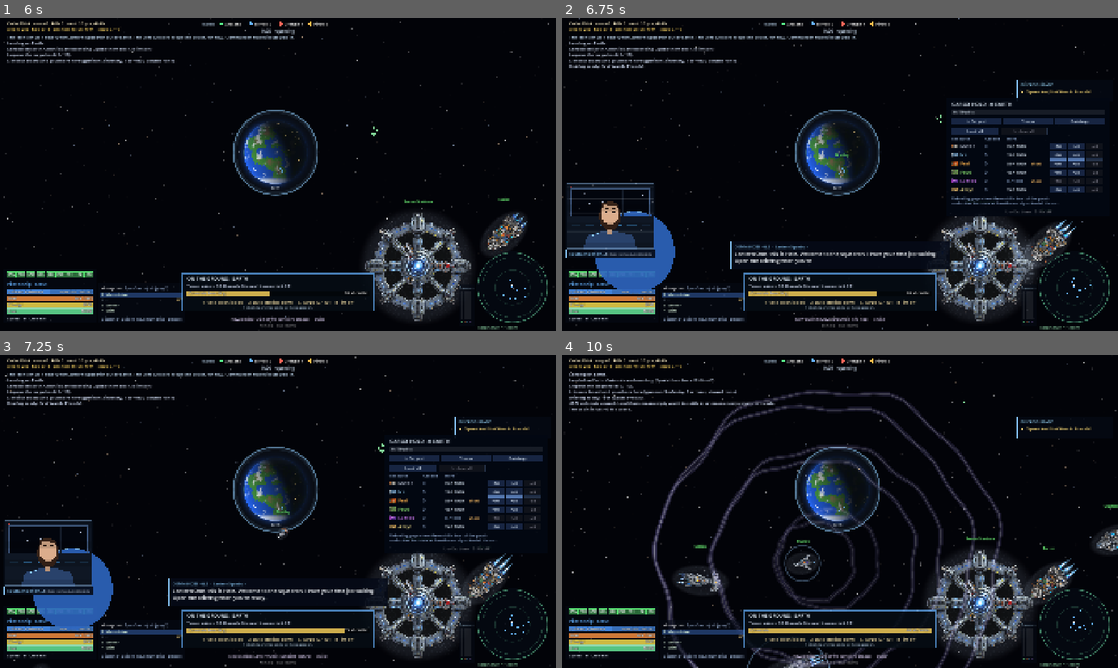
Above: before the commit, frames 1-4 (two rows, left to right).
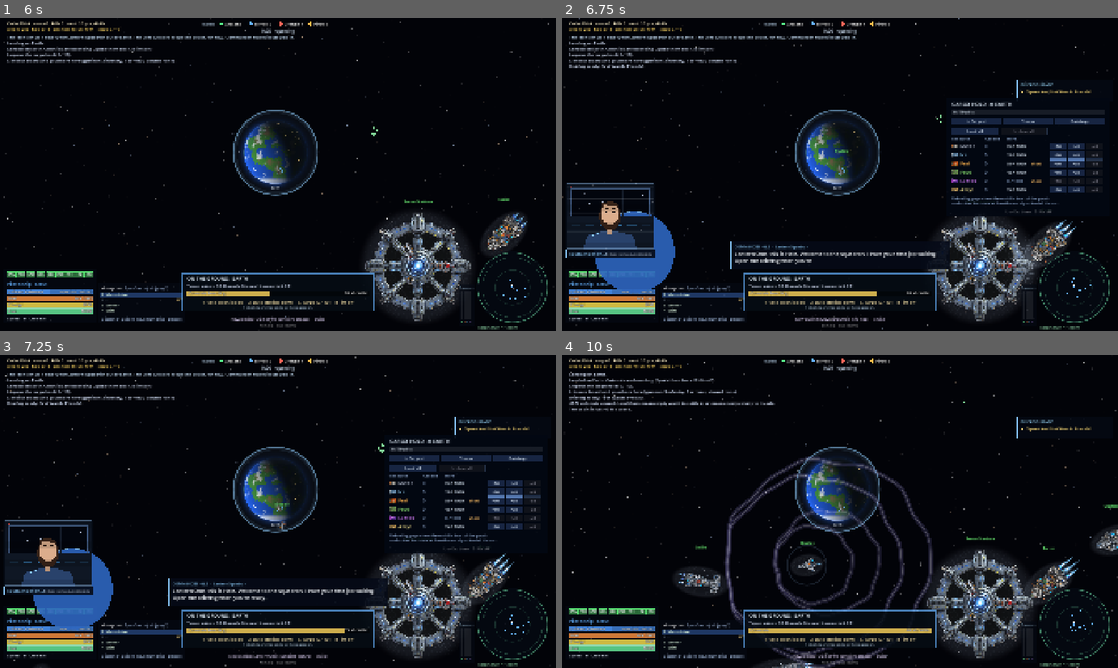
Above: after the commit, the same moments.

Repository: noalear/SovereignDrift
Game: Godot game, scene res://src/Main.tscn
Two runs of this game, one before a commit and one after it. Both use one fixed random seed, a clock stepped at 60 frames per second and the inputs below.
Inputs (mouse positions are in pixels of both pictures, inside the frame that each line leads up to):
- Up to frame 1 (6 s): tap Enter (fullscreen) at 0.5 s; drag from (278, 174) to (333, 105) at 0.52 s; drag from (166, 190) to (250, 237) at 1.27 s; move the mouse to (333, 105) at 2.02 s; hold E (strafe_right) 2.03-2.75 s; hold B (land) 2.03-2.75 s; tap O (trade) at 2.3, 5.3 s; drag from (250, 237) to (111, 127) at 2.77 s; move the mouse to (444, 221) at 3.52 s; hold Q (strafe_left) 3.53-4.25 s; hold G (autopilot) 3.53-4.25 s; tap L (cargo) at 3.8 s; drag from (111, 127) to (194, 96) at 4.27 s; move the mouse to (305, 174) at 5.02 s; hold X (brake) 5.03-5.75 s; hold Shift (boost) 5.03-5.75 s; click (305, 174) at 5.17 s; drag from (194, 96) to (166, 190) at 5.77 s
- Up to frame 2 (6.75 s): move the mouse to (962, 158) at 6.52 s; hold W (thrust) from 6.53 s (still down); hold L (cargo) from 6.53 s (still down)
- Up to frame 3 (7.25 s): keep holding W (thrust); keep holding L (cargo)
- Up to frame 4 (10 s): release W (thrust) at 7.25 s; release L (cargo) at 7.25 s; drag from (1029, 492) to (812, 574) at 7.27 s; move the mouse to (895, 442) at 8.02 s; hold X (brake) 8.03-8.75 s; hold 1 (colonists_board) 8.03-8.75 s; tap O (trade) at 8.3 s; drag from (812, 574) to (673, 464) at 8.77 s; move the mouse to (1006, 558) at 9.52 s; hold W (thrust) from 9.53 s (still down); hold L (cargo) from 9.53 s (still down); tap Ctrl (fire_secondary) at 9.6 s; click (1006, 558) at 9.67 s

Frame 1 is identical in both runs. In frame 2, less than 0.1% of the frame differs, in the area x 49-92%, y 42-69%; in frame 3, 0.1%; in frame 4, 8.3%, in the area x 16-94%, y 11-100%.

Commit message:
Station kits carry their materials; Fuel goes first to a shield running low
Earth's Fuel slid ~2 a minute to nothing by minute 20 in economy sims.
No Terran world makes Fuel and Uranus is the one gas giant outside
Arcean guns, so the empire depends on a skimmer there, and:

- skimmer frames waited for good on their last 5 Alloys: a frame only
  took what a world held over a sixth of its cap (166 on Earth), and
  Earth's refinery stops once Fuel runs low.  Frames now take what is
  over FRAME_KEEP (20) when that is less, and a kit run lands at home
  first for what it can spare of the frame's materials, then goes
  alongside the frame it put up.
- a gas giant held one skimmer of any empire, so the Drengin reaching
  Uranus first sent the Terran kit back again and again.  Each empire
  may now skim the same giant; a rock still holds one mine, and the
  governor skips rocks someone else mines.
- skimmed Fuel often went to Luna, which burns none.  Supply and trade
  runs now count goods a world's upkeep is running out of
  (Economy.running_low) four times over, and trade ships buy such goods
  at up to 1.6x list price instead of only below it.
- armour (1 Fuel a minute) is only recruited with 20 minutes of Fuel
  upkeep in hand, or where the world makes Fuel.

economy_sim also watches ships added later (stations were never seen
dying), logs completed stations, station holds, world Fuel and traders.

Co-Authored-By: Claude Opus 5.5 <noreply@anthropic.com>
Claude-Session: https://claude.ai/code/session_018iRXF4ppuLidAp7RMFtyoc

Diff:
--- a/src/ships/AIPilot.gd
+++ b/src/ships/AIPilot.gd
@@ -761,7 +761,10 @@
 
 
 func _job_still_good() -> bool:
-	# a kit run has no job planet: the starbase, then the site
+	# a kit run: the frame's materials from home, the starbase, then the site
+	if job == "stock":
+		return kit_body != null and job_planet != null and is_instance_valid(job_planet) and job_planet.is_colonised() \
+			and job_planet.owner_race == ship.race_id
 	if job == "kit":
 		return dock_at != null and is_instance_valid(dock_at) and not dock_at.dead and kit_body != null
 	if job == "deploy":
@@ -926,23 +929,41 @@
 
 
 ## The governor's order for a supply ship: fetch a station kit from the
-## starbase and put the frame up over `body`.
+## starbase and put the frame up over `body`, with what the home world
+## can spare of the frame's materials aboard, so the frame is not left
+## waiting far from home for a second run.
 func start_kit(key: String, body: Planet) -> void:
 	var base: Ship = world.starbase_of(ship.race_id)
 	if base == null or body == null:
 		return
 	job = "kit"
+	var home: Planet = world._home_planet(ship.race_id)
+	if ship.cargo_total() < 1.0 and home != null and home.owner_race == ship.race_id and not _kit_stock(home, key).is_empty():
+		job = "stock"
 	haul_res = key
 	kit_body = body
 	kit_turn = 0.0
 	kit_side = Vector2.ZERO
-	job_planet = null
+	job_planet = home if job == "stock" else null
 	haul_to = null
 	haul_frame = null
 	haul_market = null
-	dock_at = base
+	dock_at = base if job == "kit" else null
 	ground_order = false
 	state = State.FERRY
+
+
+## What of a station's materials a colony can spare for its kit run.
+func _kit_stock(p: Planet, key: String) -> Dictionary:
+	var out := {}
+	var room := ship.cargo_space()
+	var cost: Dictionary = GameData.STATIONS[key]["cost"]
+	for k in cost:
+		var n := floorf(minf(minf(float(cost[k]), _spare_for_frame(p, k)), room))
+		if n >= 1.0:
+			out[k] = n
+			room -= n
+	return out
 
 
 ## Alongside the starbase: the kit comes aboard (the empire pays for it).
@@ -965,7 +986,18 @@
 	var site: Dictionary = world.station_site(ship, ship.kit)
 	if site["why"] == "":
 		world.deploy_kit(ship)
+		var frame: Ship = null
+		for o in world.ships:
+			if o.building and not o.dead and o.race_id == ship.race_id and o.station_body == kit_body \
+					and (frame == null or o.global_position.distance_to(ship.global_position) < frame.global_position.distance_to(ship.global_position)):
+				frame = o
 		_end_kit()
+		if frame != null and ship.cargo_total() >= 1.0:
+			# the materials came along: straight alongside the new frame
+			job = "supply"
+			job_planet = null
+			dock_at = frame
+			state = State.FERRY
 	elif "Too close" in site["why"] and kit_turn < TAU:
 		if ship.global_position.distance_to(_site_point()) < 250.0:
 			kit_turn += 0.6         # there, and still crowded: move round the world a little
@@ -1209,7 +1241,7 @@
 			var v := 0.0
 			var room := 0.0
 			for k in ship.cargo:
-				v += Economy.need(p, k) * ship.cargo[k] * GameData.RESOURCE_PRICE.get(k, 1.0)
+				v += Economy.need(p, k) * ship.cargo[k] * GameData.RESOURCE_PRICE.get(k, 1.0) * (UPKEEP_FIRST if Economy.running_low(p, k) else 1.0)
 				room += maxf(Economy.cap(p) - p.stock.get(k, 0.0), 0.0)
 			if room < 5.0:
 				continue
@@ -1292,7 +1324,7 @@
 					continue
 				var amount := minf(spare, maxf(Economy.wanted(dst, k), 20.0))
 				var trip: float = 1500.0 + pos.distance_to(src.global_position) + src.global_position.distance_to(dst.global_position)
-				var v: float = amount * want * GameData.RESOURCE_PRICE.get(k, 1.0) * _safety(src) * _safety(dst) / trip
+				var v: float = amount * want * GameData.RESOURCE_PRICE.get(k, 1.0) * (UPKEEP_FIRST if Economy.running_low(dst, k) else 1.0) * _safety(src) * _safety(dst) / trip
 				if v > best:
 					best = v
 					job_planet = src
@@ -1365,17 +1397,23 @@
 		for k in Economy.RESOURCES:
 			var have: float = m.cargo.get(k, 0.0)
 			var price := Economy.buy_price(m, k, ship)
-			if have < 40.0 or price > GameData.RESOURCE_PRICE.get(k, 1.0):
-				continue           # only what sells cheap
+			if have < 40.0 or price > GameData.RESOURCE_PRICE.get(k, 1.0) * URGENT_PRICE:
+				continue
 			for dst in ours:
 				var want := Economy.need(dst, k)
 				if want < 0.4:
+					continue
+				# what sells cheap, or dear when a world is nearly out (a world
+				# with no Fuel of its own has nowhere else to get it); what keeps
+				# a shield up comes first
+				var low := Economy.running_low(dst, k)
+				if price > GameData.RESOURCE_PRICE.get(k, 1.0) and want < URGENT_NEED and not low:
 					continue
 				var amount := minf(minf(have - 10.0, Economy.wanted(dst, k) + 20.0), minf(ship.cargo_max, ship.credits / price))
 				if amount < 20.0:
 					continue
 				var trip: float = 1500.0 + pos.distance_to(m.global_position) + m.global_position.distance_to(dst.global_position)
-				var v: float = amount * want * GameData.RESOURCE_PRICE.get(k, 1.0) * 0.8 * _safety(m) * _safety(dst) / trip
+				var v: float = amount * want * GameData.RESOURCE_PRICE.get(k, 1.0) * 0.8 * (UPKEEP_FIRST if low else 1.0) * _safety(m) * _safety(dst) / trip
 				if v > best:
 					best = v
 					job_planet = null
@@ -1387,6 +1425,16 @@
 		haul_market = null
 		return true
 	return job_planet != null
+
+
+## A trade ship buys at up to URGENT_PRICE times the usual price for a
+## colony whose need for it is URGENT_NEED or more.
+const URGENT_NEED := 0.7
+const URGENT_PRICE := 1.6
+## Supply and trade runs count goods a world's upkeep is running out of
+## (Economy.running_low) this many times over: Fuel for a shield before
+## Fuel for a world that burns none.
+const UPKEEP_FIRST := 4.0
 
 
 ## How much a run to or from `n` is worth for its danger: less when an
@@ -1413,6 +1461,11 @@
 	var here := ship.land_body
 	if not ground_order:
 		ground_order = true
+		if job == "stock" and here == job_planet:
+			var take := _kit_stock(here, haul_res)
+			for k in take:
+				world.cargo_command(ship, k, take[k])
+			return
 		if job == "load" and here == job_planet and haul_frame != null and is_instance_valid(haul_frame):
 			# everything the frame (or yard) still needs that this colony can spare
 			var room := ship.cargo_space()
@@ -1461,7 +1514,13 @@
 		return
 	ground_order = false
 	world.try_land(ship)              # lift off
-	if job == "load" and ship.cargo_total() >= 1.0 and haul_frame != null and is_instance_valid(haul_frame) and not haul_frame.dead:
+	var base: Ship = world.starbase_of(ship.race_id) if job == "stock" else null
+	if base != null and kit_body != null:
+		job = "kit"                   # on up to the starbase for the kit itself
+		dock_at = base
+		job_planet = null
+		state = State.FERRY
+	elif job == "load" and ship.cargo_total() >= 1.0 and haul_frame != null and is_instance_valid(haul_frame) and not haul_frame.dead:
 		job = "supply"
 		dock_at = haul_frame
 		job_planet = null
@@ -1495,9 +1554,13 @@
 const COLLECT_AT := 60.0
 
 
-## What a colony can give a frame: anything over a sixth of its cap.
+## What a colony can give a frame: anything over a sixth of its cap, or
+## over FRAME_KEEP units when that is less.  A world's Alloys seldom pile up
+## to a sixth of a big cap, and a skimmer frame waiting on its last five
+## Alloys leaves the empire with no Fuel.
 static func _spare_for_frame(p: Planet, k: String) -> float:
-	return maxf(p.stock.get(k, 0.0) - Economy.cap(p) / 6.0, 0.0)
+	return maxf(p.stock.get(k, 0.0) - minf(Economy.cap(p) / 6.0, FRAME_KEEP), 0.0)
+const FRAME_KEEP := 20.0
 
 
 ## Fly to a station and hold alongside it, on its far side from its world.
--- a/src/world/Economy.gd
+++ b/src/world/Economy.gd
@@ -243,6 +243,13 @@
 const FUEL_RESERVE := 20.0
 
 
+## Is a world burning through a resource its shield, farms or troops
+## need, with less than FUEL_RESERVE minutes of that upkeep left?
+static func running_low(p: Planet, k: String) -> bool:
+	var burn: float = Ground.upkeep_rate(p).get(k, 0.0)
+	return burn > 0.0 and p.stock.get(k, 0.0) < burn * FUEL_RESERVE
+
+
 ## A fresh game: every colony starts with a few minutes of its own output.
 func seed_stocks() -> void:
 	for p in world.planets:
--- a/src/world/Governor.gd
+++ b/src/world/Governor.gd
@@ -159,7 +159,11 @@
 	if Ground.strength(p.garrison) >= garrison_target(p):
 		return
 	var unit := "infantry"
-	if p.stock.get("metals", 0.0) >= 40.0 and p.stock.get("fuel", 0.0) >= 20.0 and p.stock.get("alloys", 0.0) >= 10.0 and randf() < 0.35:
+	# armour burns Fuel for good: only with FUEL_RESERVE minutes of the
+	# world's upkeep, armour's own included, in hand or a well of its own
+	var fuel_ok: bool = Economy.makes(p, "fuel") >= 1.0 or p.stock.get("fuel", 0.0) >= 20.0 \
+		+ (Ground.upkeep_rate(p).get("fuel", 0.0) + 1.0) * Economy.FUEL_RESERVE
+	if p.stock.get("metals", 0.0) >= 40.0 and fuel_ok and p.stock.get("alloys", 0.0) >= 10.0 and randf() < 0.35:
 		unit = "armour"
 	if Ground.recruit_refusal(null, p, unit) == "":
 		Ground.queue_recruit(p, unit)
@@ -211,7 +215,7 @@
 		if s.dead or s.race_id != race or not s.support:
 			continue
 		var ai: AIPilot = s.get_node_or_null("AI")
-		if ai != null and (ai.job in ["kit", "deploy"] or s.kit != ""):
+		if ai != null and (ai.job in ["stock", "kit", "deploy"] or s.kit != ""):
 			return                  # one run at a time
 	if have.size() >= MAX_STATIONS:
 		return
@@ -235,6 +239,12 @@
 		for p in colonies():
 			n += Economy.need(p, k)
 		short[k] = n
+	# a rock holds one mine, whoever's (World.station_site): a rock another
+	# empire got to first turns the kit away on arrival
+	var claimed := {}
+	for s in world.ships:
+		if s.is_station and not s.dead and s.station_body != null and GameData.STATIONS.get(s.design_name, {}).get("where", "") == "rock":
+			claimed[s.station_body] = true
 	var best := {}
 	var best_v := 0.0
 	for p in world.planets:
@@ -255,7 +265,7 @@
 			if v > best_v:
 				best_v = v
 				best = {"key": "GasSkimmer", "body": p}
-		elif p.has_surface() and not p.is_colonised() and world._minable(p):
+		elif p.has_surface() and not p.is_colonised() and world._minable(p) and not claimed.has(p):
 			var v := 0.0
 			for k in ["metals", "ice", "exotics"]:
 				v += float(p.richness.get(k, 0)) * (1.0 + short[k]) * GameData.RESOURCE_PRICE.get(k, 1.0)
--- a/src/world/World.gd
+++ b/src/world/World.gd
@@ -2425,8 +2425,10 @@
 		for o in ships:
 			if not o.is_station or o.dead:
 				continue
-			if st["where"] != "any" and o.station_body == p and GameData.STATIONS.get(o.design_name, {}).get("where", "") == st["where"]:
-				out["why"] = "%s already has a %s." % [p.body_name, GameData.STATIONS[o.design_name]["label"].to_lower()]
+			# one mine to a rock; a gas giant has room for every empire's skimmer
+			if st["where"] != "any" and o.station_body == p and GameData.STATIONS.get(o.design_name, {}).get("where", "") == st["where"] \
+					and (st["where"] == "rock" or o.race_id == s.race_id):
+				out["why"] = "%s already has %s %s." % [p.body_name, "a" if st["where"] == "rock" else "your", GameData.STATIONS[o.design_name]["label"].to_lower()]
 				break
 			if o.global_position.distance_to(s.global_position) < o.size + 300.0:
 				out["why"] = "Too close to %s: move off a little." % o.ship_name
--- a/tools/economy_sim.gd
+++ b/tools/economy_sim.gd
@@ -17,6 +17,7 @@
 var raiders := {}               # what killed supply ships: raid duty, pirate, other warship, colony guns, station
 var roles := {}                 # and which kind: supply, trade or drop ship
 var seen_convoys := {}
+var stations_lost := {}         # race:hull -> stations (not starbases) destroyed
 var real0 := 0
 var gd: Node
 
@@ -38,6 +39,8 @@
 	real0 = Time.get_ticks_msec()
 	var w: World = main.world
 	w.message.connect(func(t, _c):
+		if " is complete" in t:
+			print("  %s: %s" % [Round._fmt(main.world.elapsed), t])
 		if "deployed a" in t:
 			tally["kits"] += 1
 			print("  %s: %s" % [Round._fmt(main.world.elapsed), t])
@@ -48,7 +51,7 @@
 		print("  %s: %s now held by the %s" % [Round._fmt(w.elapsed), p.body_name, gd.race(p.owner_race)["name"] if p.owner_race >= 0 else "nobody"]))
 	for s in w.ships:
 		_watch(s)
-	w.child_entered_tree.connect(func(n):
+	w.ships_layer.child_entered_tree.connect(func(n):
 		if n is Ship:
 			_watch(n))
 
@@ -60,6 +63,18 @@
 
 
 func _died(_victim, killer, s: Ship) -> void:
+	if s.is_station and not s.is_starbase() and s.race_id <= 2:
+		var by := "nothing"
+		if killer is Planet:
+			by = "colony guns of " + killer.body_name
+		elif killer is Ship and is_instance_valid(killer):
+			by = "%s %s" % [gd.race(killer.race_id)["adj"], killer.ship_name]
+		var host: String = s.station_body.body_name if s.station_body != null else "-"
+		print("  %s: %s %s%s at %s lost to %s" % [Round._fmt(main.world.elapsed), gd.race(s.race_id)["adj"], s.design_name,
+			" (frame)" if s.building else "", host, by])
+		var k := "%s:%s" % [gd.race(s.race_id)["name"].substr(0, 4), s.design_name]
+		stations_lost[k] = int(stations_lost.get(k, 0)) + 1
+		return
 	if not s.support or s.race_id > 2:
 		return
 	var kind := "other"
@@ -113,7 +128,7 @@
 	for s in w.ships:
 		var ai: AIPilot = s.get_node_or_null("AI") if s.support else null
 		if ai != null:
-			var on_kit: bool = ai.job in ["kit", "deploy"]
+			var on_kit: bool = ai.job in ["stock", "kit", "deploy"]
 			if on_kit != kit_runs.get(s, false):
 				print("  %s: %s %s %s a %s kit run (%s, %s)" % [Round._fmt(w.elapsed), gd.race(s.race_id)["adj"], s.ship_name, "starts" if on_kit else "ends",
 					ai.haul_res if on_kit else "", AIPilot.State.keys()[ai.state], ai.kit_body.body_name if ai.kit_body != null else "-"])
@@ -174,9 +189,25 @@
 	for s in w.ships:
 		var ai: AIPilot = s.get_node_or_null("AI") if s.support and not s.dead else null
 		if ai != null:
-			var key: String = AIPilot.State.keys()[ai.state] + ("/" + ai.job if ai.job in ["kit", "deploy"] else "")
+			var key: String = AIPilot.State.keys()[ai.state] + ("/" + ai.job if ai.job in ["stock", "kit", "deploy"] else "")
 			states[key] = int(states.get(key, 0)) + 1
 	print("    homes: %s   supply ships lost to: %s, by kind: %s" % [", ".join(homes), raiders, roles])
-	print("    support ships now: %s" % [states])
+	var traders := []
+	for s in w.ships:
+		var ai: AIPilot = s.get_node_or_null("AI") if s.support and not s.dead else null
+		if ai != null and ai.trader and s.race_id <= 2:
+			traders.append("%s %dcr %s %s" % [gd.race(s.race_id)["name"].substr(0, 4), s.credits, ai.job, ai.haul_res])
+	print("    support ships now: %s   stations lost: %s   traders: %s" % [states, stations_lost, ", ".join(traders)])
+	var built := []
+	for s in w.ships:
+		if s.is_station and not s.dead and not s.is_starbase() and s.race_id <= 2:
+			built.append("%s %s%s@%s %s" % [gd.race(s.race_id)["name"].substr(0, 4), s.design_name, "(frame)" if s.building else "",
+				s.station_body.body_name if s.station_body != null else "-", JSON.stringify(s.cargo).replace("\"", "")])
+	print("    stations: %s" % ", ".join(built))
+	var fuel := []
+	for p in w.planets:
+		if p.is_colonised() and p.owner_race <= 2 and p.stock.get("fuel", 0.0) >= 0.0:
+			fuel.append("%s %d" % [p.body_name, int(p.stock.get("fuel", 0.0))])
+	print("    fuel: %s" % ", ".join(fuel))
 	line += " | battles %d taken %d convoys %d raided %d kits %d jobs %d fled %d" % [tally["battles"], tally["taken"], tally["convoys"], tally["raided"], tally["kits"], jobs, tally["fled"]]
 	print(line)
--- a/tools/governor_test.gd
+++ b/tools/governor_test.gd
@@ -77,6 +77,9 @@
 	var p: Ship = w.player
 	var now := w.elapsed
 	p.invulnerable = 1e9
+	if runner != null:
+		for h in _terran_haulers(w):
+			h.invulnerable = 1e9      # the kit run calls at Uranus, among Drengin warships; the test needs both later
 	var earth: Planet = w.planet_by_name["Earth"]
 	var luna: Planet = w.planet_by_name["Luna"]
 	var mars: Planet = w.planet_by_name["Mars"]
@@ -137,8 +140,10 @@
 			var raider: AIPilot = foe.get_node("AI")
 			raider.raid = true
 			var spot := mars.global_position + Vector2(0, -(mars.radius + 2500.0))
-			_freeze(lone, true)
-			_freeze(guarded, true)
+			for h in [lone, guarded]:
+				_freeze(h, true)
+				if h.is_landing():
+					h._end_landing()      # a kit run may start with a landing for its materials
 			_put(foe, spot, mars.velocity)
 			_put(guarded, spot + Vector2(400, 0), mars.velocity)
 			_put(lone, spot + Vector2(-900, 0), mars.velocity)
@@ -162,10 +167,31 @@
 				h.cargo.clear()
 				h.get_node("AI").state = AIPilot.State.PATROL
 				h.get_node("AI").job = ""
+			# a gas giant has room for every empire's skimmer; a rock holds one mine
+			var uranus: Planet = w.planet_by_name["Uranus"]
+			var theirs: Ship = w.build_station(2, "GasSkimmer", uranus, uranus.global_position + Vector2(uranus.radius + 400.0, 0))
+			var site: Dictionary = gov.choose_site([])
+			_check(site.get("key", "") == "GasSkimmer" and site.get("body") == uranus, "a Drengin skimmer at Uranus leaves room for a Terran one (%s at %s)" % [
+				site.get("key", "-"), site["body"].body_name if site.get("body") != null else "-"])
+			var ours: Ship = w.build_station(1, "GasSkimmer", uranus, uranus.global_position + Vector2(-uranus.radius - 400.0, 0))
+			var rock: Dictionary = gov.choose_site([ours])
+			var mine: Ship = null
+			if rock.get("key", "") == "MiningStation":
+				mine = w.build_station(2, "MiningStation", rock["body"], rock["body"].global_position + Vector2(rock["body"].radius + 300.0, 0))
+				site = gov.choose_site([ours])
+				_check(site.get("body") != rock["body"], "a Drengin mine at %s turns the Terran mine elsewhere (%s at %s)" % [rock["body"].body_name,
+					site.get("key", "-"), site["body"].body_name if site.get("body") != null else "-"])
+				w.remove_ship(mine)
+			else:
+				_check(false, "with a skimmer up, the Terrans want a mine next (%s)" % rock.get("key", "-"))
+			w.remove_ship(ours)
+			w.remove_ship(theirs)
 			frames0 = _frames(w, 1)
+			for k in ["metals", "alloys", "exotics"]:
+				earth.stock[k] = Economy.cap(earth) * 0.5
 			gov._station_kits()
 			for h in _terran_haulers(w):
-				if h.get_node("AI").job == "kit":
+				if h.get_node("AI").job in ["stock", "kit"]:
 					runner = h
 			_check(runner != null, "the governor sends a supply ship for a %s kit at %s" % [runner.get_node("AI").haul_res if runner != null else "?", runner.get_node("AI").kit_body.body_name if runner != null else "?"])
 			if runner == null:
@@ -177,9 +203,11 @@
 			step = 1
 		1:
 			var ai: AIPilot = runner.get_node("AI")
-			if ai.job != "deploy" and now - t0 < 20.0:
-				return false
-			_check(ai.job == "deploy" and runner.kit != "", "it took the kit aboard at the starbase (%s)" % runner.kit)
+			if ai.job != "deploy" and now - t0 < 90.0:
+				return false
+			_check(ai.job == "deploy" and runner.kit != "", "it took the kit aboard at the starbase (%s; %s %s)" % [runner.kit, AIPilot.State.keys()[ai.state], ai.job])
+			var cost: Dictionary = GameData.STATIONS.get(runner.kit, {}).get("cost", {"?": 1})
+			_check(cost.keys().all(func(k): return runner.cargo.get(k, 0.0) >= float(cost[k])), "with the frame's materials from Earth aboard (%s)" % [runner.cargo])
 			# a long flight, shortened
 			_park(w, runner, ai.kit_body, 500.0)
 			t0 = now
@@ -188,6 +216,8 @@
 			if _frames(w, 1) == frames0 and now - t0 < 30.0:
 				return false
 			_check(_frames(w, 1) == frames0 + 1 and runner.kit == "", "and put the frame up (%d stations)" % _frames(w, 1))
+			var rai: AIPilot = runner.get_node("AI")
+			_check(rai.job == "supply" and rai.dock_at != null and rai.dock_at.building, "and goes straight alongside it with the materials (%s)" % rai.job)
 			step = 3
 		3:
 			# the job board: Luna short of Food, Earth with plenty
--- a/tools/trade_test.gd
+++ b/tools/trade_test.gd
@@ -267,6 +267,22 @@
 				return false
 			_check(trader.cargo.get("food", 0.0) < 1.0 and trader.credits > was, "the computer trade ship sold its Food at %s for %d credits (%.0f s)" % [
 				trader.get_node("AI").dock_at.ship_name if trader.get_node("AI").dock_at != null else "the free port", trader.credits - was, now - t0])
+			# Earth all but out of Fuel, which no Terran world makes: the trade
+			# ship buys it at the free port even at the going price
+			var earth: Planet = w.planet_by_name["Earth"]
+			for col in w.planets:
+				if col.is_colonised() and col.owner_race == p.race_id:
+					for k in Economy.RESOURCES:
+						col.stock[k] = Economy.cap(col) / 3.0          # no surplus to sell, no need
+			earth.stock["fuel"] = 5.0
+			port.cargo["fuel"] = Economy.MARKET_TARGET
+			trader.cargo.clear()
+			trader.credits = 2000
+			var ai: AIPilot = trader.get_node("AI")
+			ai.plan_timer = 0.0
+			ai._plan_trade()
+			_check(Economy.buy_price(port, "fuel", trader) > GameData.RESOURCE_PRICE["fuel"] and ai.job == "buy" and ai.haul_res == "fuel" and ai.haul_to == earth,
+				"a trade ship buys Fuel dear for Earth when it is nearly out (%s %s for %s)" % [ai.job, ai.haul_res, ai.haul_to.body_name if ai.haul_to != null else "-"])
 			print("trade test %s" % ("FAILED" if failed else "passed"))
 			quit(1 if failed else 0)
 			return true
